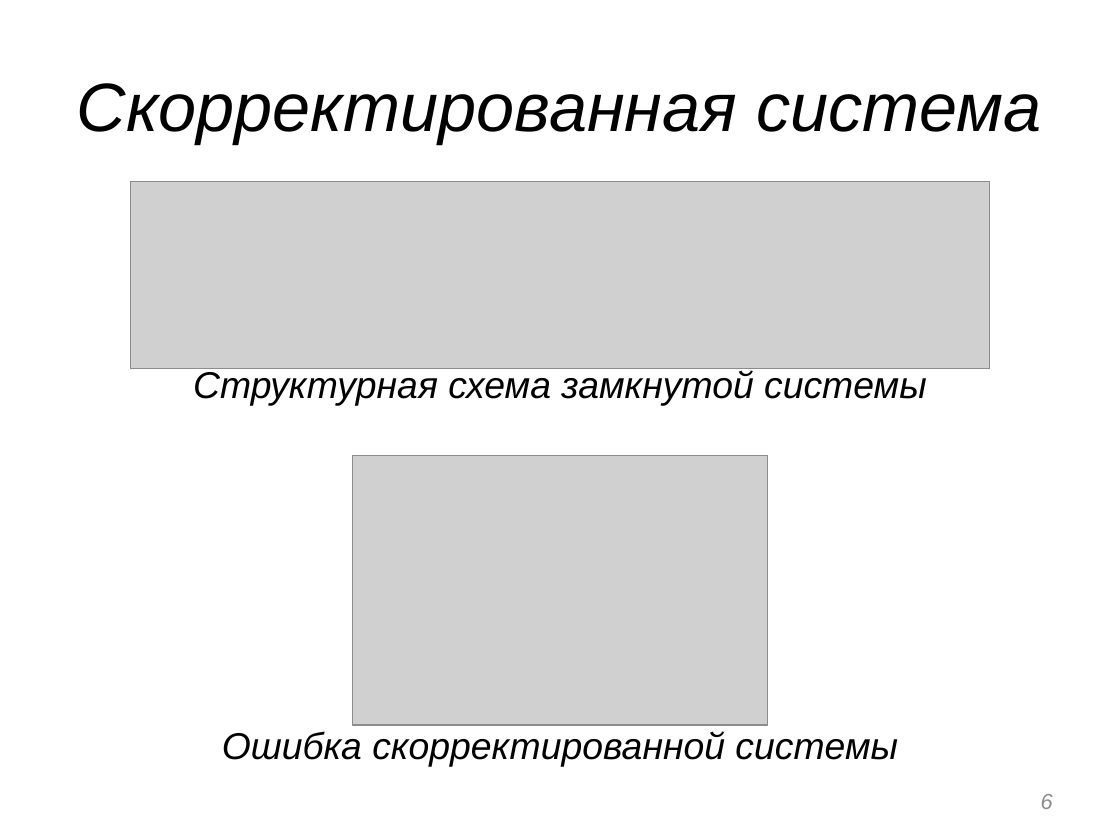
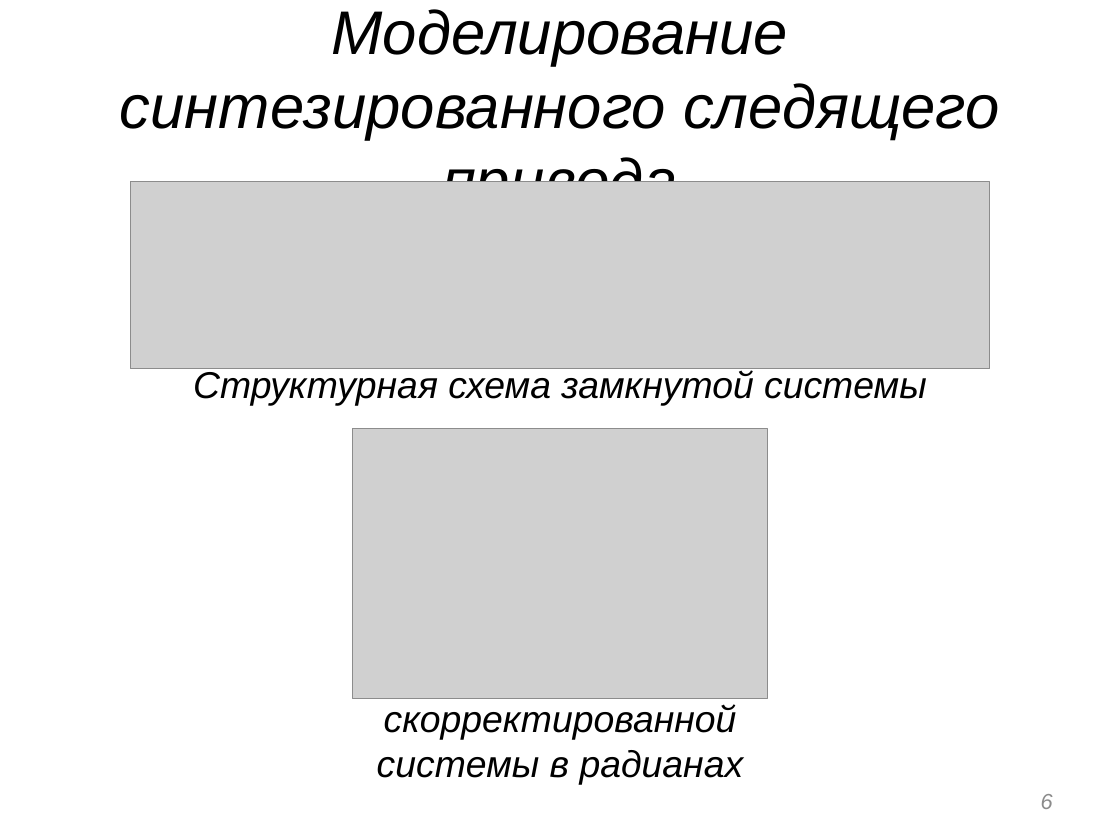
Before and after one commit to VovaRodger/Robo, a slide deck: slide 6 of Презентация.pptx. Drawn at 1120x840 pixels with LibreOffice and Linux fonts; fonts in the diff are those of the drawing; grey boxes stand for pictures. Boxes give left, top, right and bottom in pixels: in the first picture for what was removed or moved away, otherwise in the second. Text is boxed around its words. In the diff, an @@ line names an element or a change of style, - is before the commit and + after.

```diff
--- a/Презентация.pptx
+++ b/Презентация.pptx
@@ title at [120, 9, 1000, 182]: text changed; size 44 to 39.6 pt @@
-Скорректированная система
+Моделирование синтезированного следящего привода
@@ picture: place and size @@
-picture at [353, 455, 767, 725]
+picture at [353, 429, 767, 699]
@@ text at [377, 704, 744, 785]: text changed @@
-Ошибка скорректированной системы
+Ошибка скорректированной системы в радианах
```
Also in this commit, not shown: 4 other slides changed, 3 slides added, 1 slide removed, 27 other files.
